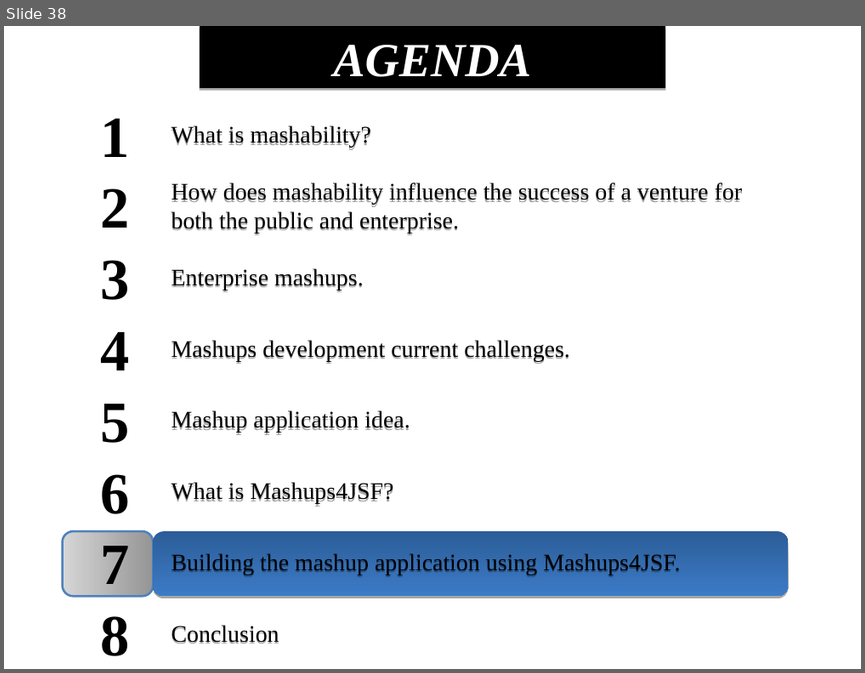
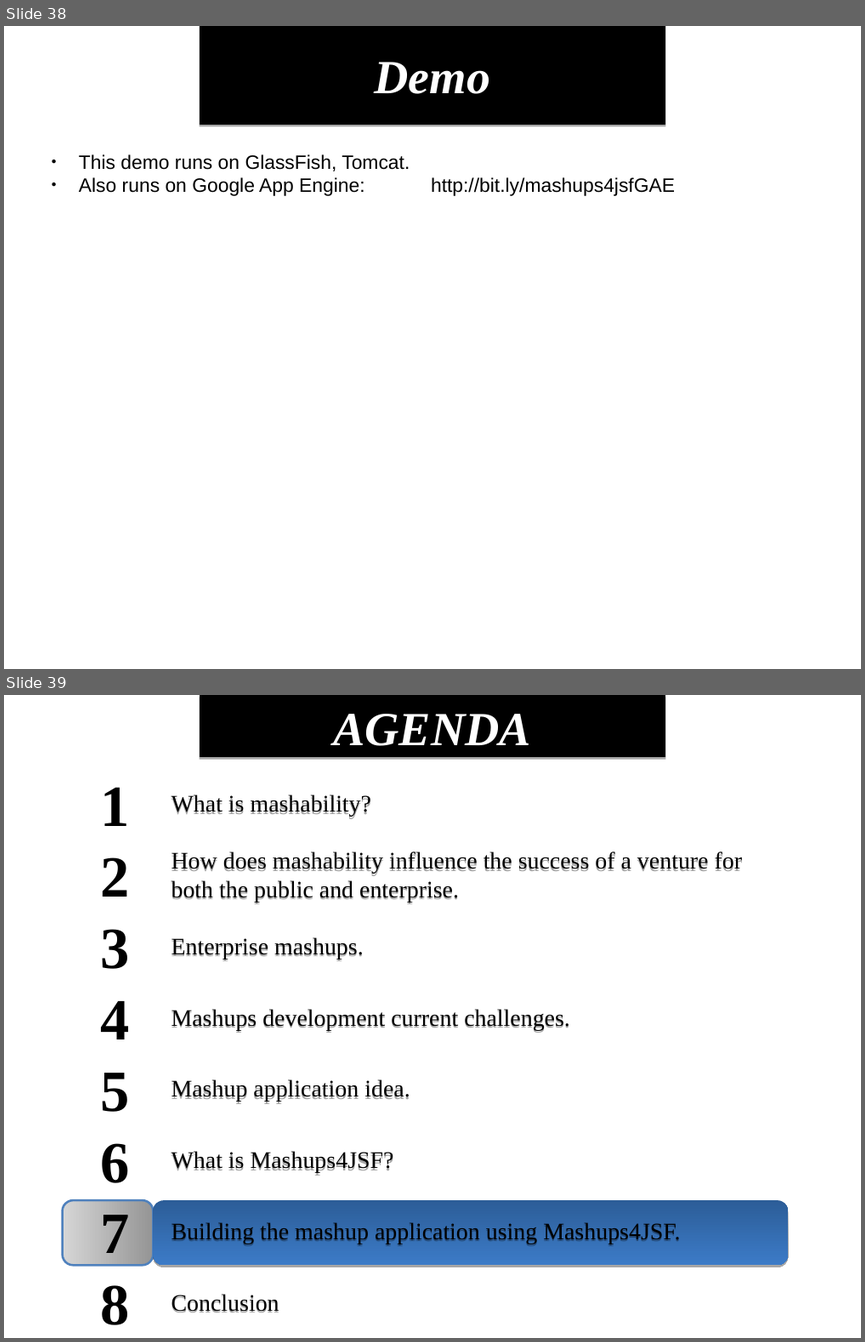
Before and after one commit to demo007/mashups4jsf, a slide deck: overview-architecture/JavaOne-2010/S314070_BURNS_SALEH_MASHUPS.odp. Shown one above the other, each under a label of ours: slide 38 before the commit, slides 38 and 39 after it. The pictures are 865x673 and 865x1342 pixels, drawn with LibreOffice and Linux fonts; fonts in the diff are those of the drawing. Boxes give left, top, right and bottom in pixels: in the first picture for what was removed or moved away, otherwise in the second. Text is boxed around its words. In the diff, an @@ line names an element or a change of style, - is before the commit and + after.

```diff
--- a/overview-architecture/JavaOne-2010/S314070_BURNS_SALEH_MASHUPS.odp
+++ b/overview-architecture/JavaOne-2010/S314070_BURNS_SALEH_MASHUPS.odp
@@ slide 38 added at <box>4,26,861,669</box>, background #FFFFFF @@
@@ freeform shape added at <box>200,26,665,125</box>, fill #000000, 44 pt, text #FFFFFF, bold, italic @@
+Demo
@@ text added at <box>79,154,675,196</box>, 18 pt, text #000000 @@
+● This demo runs on GlassFish, Tomcat.
+● Also runs on Google App Engine: http://bit.ly/mashups4jsfGAE
@@ what was slide 38 is now slide 39 @@
```
Also in this commit, not shown: 3 slides changed, 1 other slide added.
